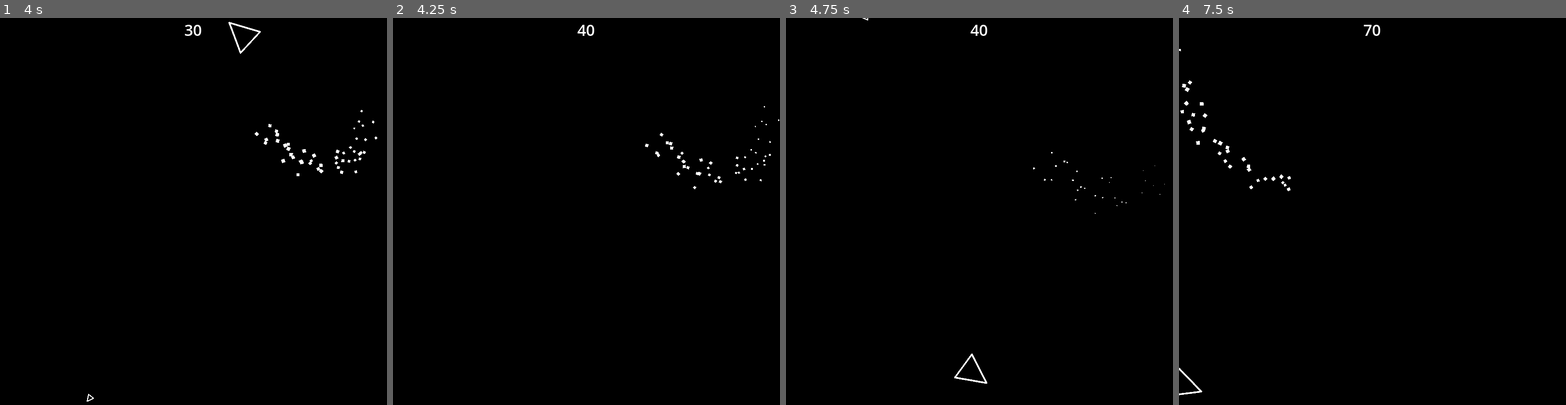
Above: before the commit, frames 1-4 (left to right).
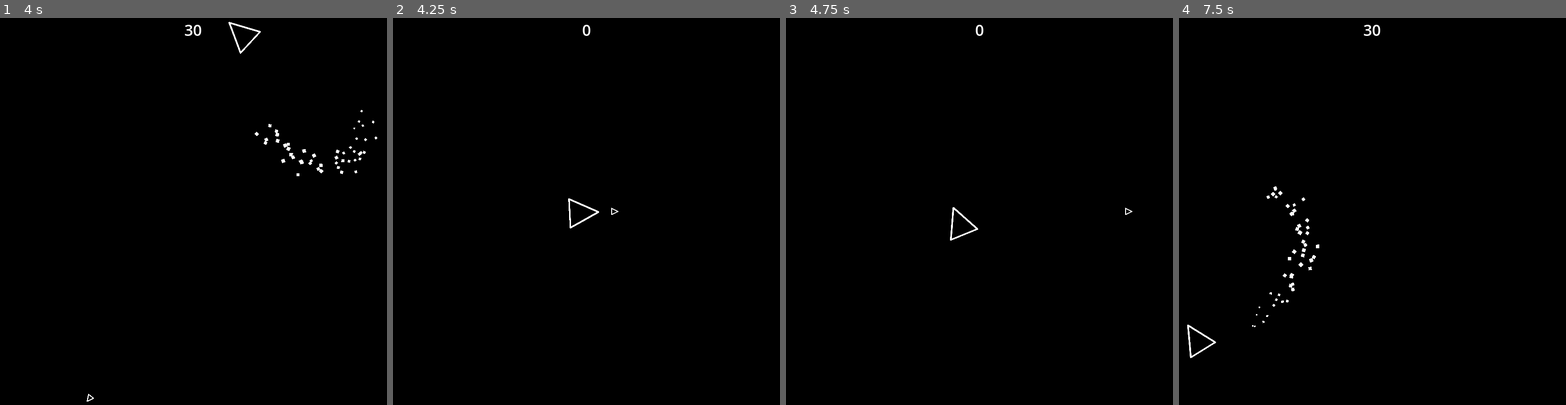
Above: after the commit, the same moments.

Repository: Jurgwem/asteroids
Game: Godot game, scene res://game.tscn
The game is run twice, just before and just after one commit, with the same random seed, the same clock (stepped at 60 frames per second) and the same inputs.
Inputs:
- Up to frame 1 (4 s): hold D (right) 0.53-1.28 s; hold Space (shoot) 0.53-1.28 s; hold A (left) 1.28-2.03 s; tap Space (shoot) at 1.35, 2.85 s; hold D (right) 2.03-2.78 s; hold Space (shoot) 2.03-2.78 s; hold W (forward) 2.78-3.53 s; hold A (left) from 3.53 s (still down); hold Space (shoot) from 3.53 s (still down)
- Up to frame 2 (4.25 s): keep holding A (left); keep holding Space (shoot); tap Escape (restart, bound only after the commit) at 4.15 s
- Up to frame 3 (4.75 s): keep holding A (left); release Space (shoot) at 4.28 s; tap Space (shoot) at 4.35 s
- Up to frame 4 (7.5 s): hold Space (shoot) 5.03-5.78 s; release A (left) at 5.78 s; hold D (right) 5.78-6.53 s; tap Space (shoot) at 5.85, 7.35 s; hold W (forward) 6.53-7.28 s; hold Space (shoot) 6.53-7.28 s; hold D (right) from 7.28 s (still down)

Frame 1 is identical in both runs. In frame 2, 0.4% of the frame differs, in the area x 45-100%, y 1-55%; in frame 3, 0.3%; in frame 4, 0.7%, in the area x 0-50%, y 1-98%.

Commit message:
added restart function

Diff:
--- a/SCRIPTS/player.gd
+++ b/SCRIPTS/player.gd
@@ -20,6 +20,7 @@
 var difficultyTimer = 0.0;
 
 func _ready() -> void:
+	$"../Control/score".text = str(score);
 	rotation = deg_to_rad(randf() * 360);
 	velocity = Vector2(1, 0).rotated(rotation) * randf() * 100;
 	rotation = 0;
@@ -33,7 +34,7 @@
 	timerScore += delta;
 	difficultyTimer += delta;
 
-	if difficultyTimer >= 10:
+	if difficultyTimer >= 15:
 		difficultyTimer = 0;
 		spawnDelay *= 0.8;
 
@@ -101,6 +102,9 @@
 			bullet.rotation = rotation;
 			$"..".add_child(bullet);
 
+	if Input.is_action_just_pressed("restart"):
+		get_tree().change_scene_to_file("res://game.tscn")
+
 
 	rotation += deg_to_rad(rotVel);
 	move_and_slide()
--- a/project.godot
+++ b/project.godot
@@ -49,6 +49,11 @@
 "events": [Object(InputEventKey,"resource_local_to_scene":false,"resource_name":"","device":-1,"window_id":0,"alt_press …(191 unchanged characters)…
 ]
 }
+restart={
+"deadzone": 0.5,
+"events": [Object(InputEventKey,"resource_local_to_scene":false,"resource_name":"","device":-1,"window_id":0,"alt_pressed":false,"shift_pressed":false,"ctrl_pressed":false,"meta_pressed":false,"pressed":false,"keycode":0,"physical_keycode":4194305,"key_label":0,"unicode":0,"location":0,"echo":false,"script":null)
+]
+}
 
 [rendering]
 
Not shown, changed: README.md
